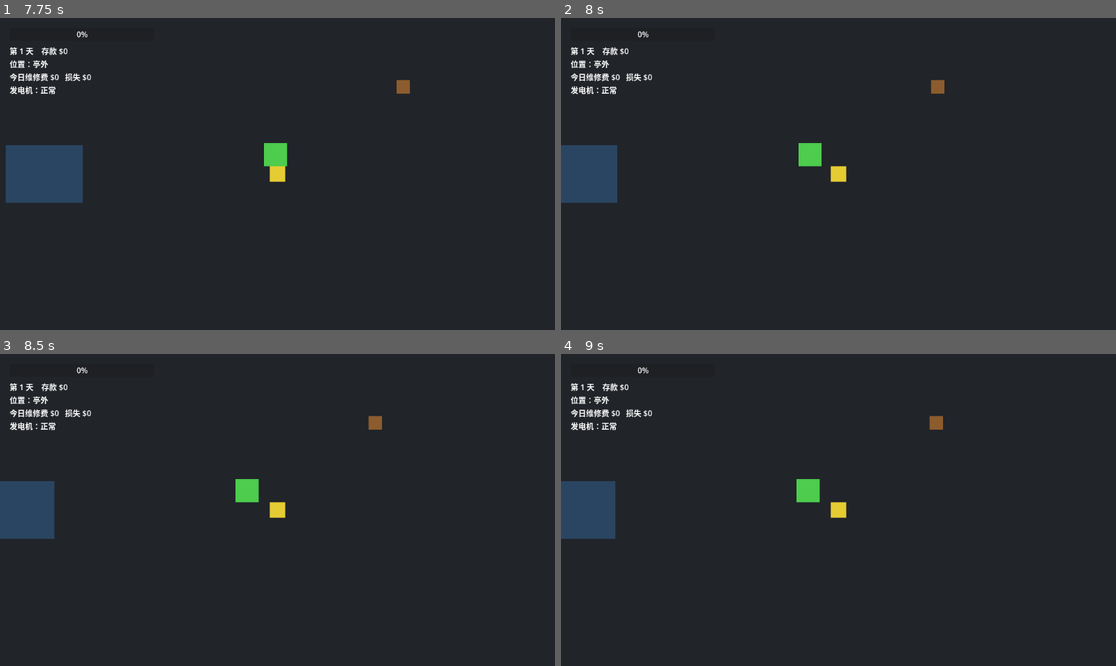
Above: before the commit, frames 1-4 (two rows, left to right).
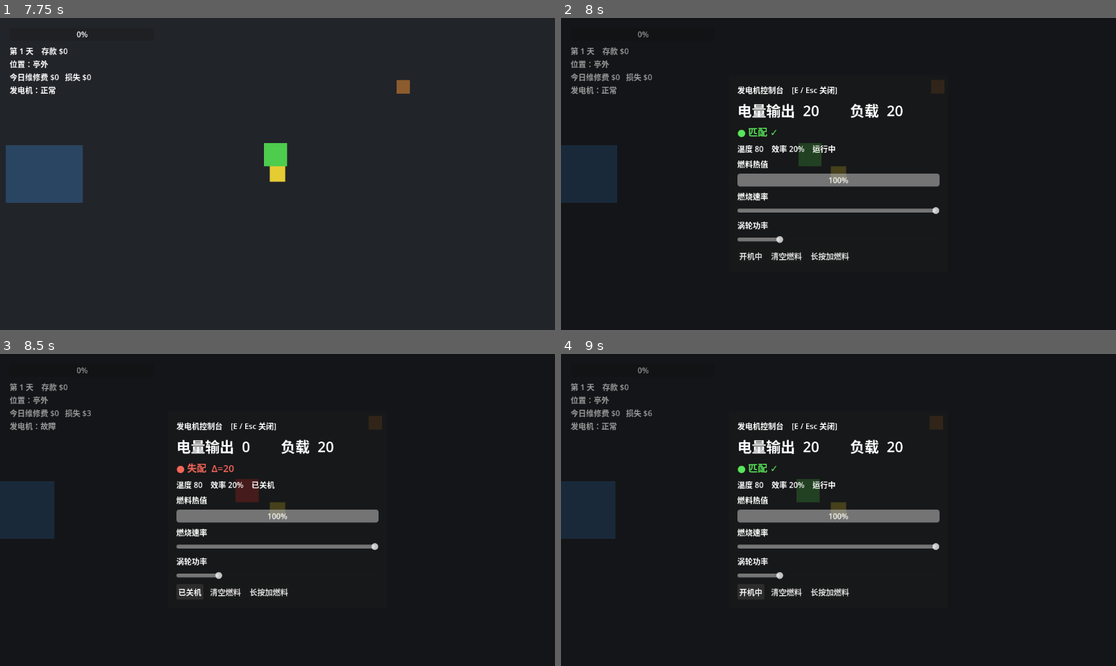
Above: after the commit, the same moments.

Repository: Zhi-Liao-jz/gamejam
Game: Godot game, scene res://scenes/main.tscn
Two runs of this game, one before a commit and one after it. Both use one fixed random seed, a clock stepped at 60 frames per second and the inputs below.
Inputs (mouse positions are in pixels of both pictures, inside the frame that each line leads up to):
- Up to frame 1 (7.75 s): tap Enter at 0.5, 3.6, 7.35 s; hold D (move_right) 0.53-1.28 s; hold E (interact) 0.53-1.28 s; tap Space at 0.77, 0.8, 1.07, 1.35, 1.52, 1.82, 2.3, 3.02, 3.32, 3.77, 3.8, 4.07, 4.52, 4.82, 5.1, 6.02, 6.32, 6.77, 6.8, 7.07, 7.52 s; hold S (move_down) 1.28-2.03 s; tap E (interact) at 1.55, 3.05, 4.35, 5.85, 7.55 s; hold D (move_right) 2.03-2.78 s; hold E (interact) 2.03-2.78 s; hold W (move_up) 2.78-3.53 s; tap N (next_day) at 2.85, 6.6 s; hold A (move_left) 3.53-5.03 s; tap Escape (ui_cancel) at 4.15 s; hold S (move_down) 5.03-5.78 s; hold D (move_right) 5.78-6.53 s; hold W (move_up) 6.53-7.28 s; hold D (move_right) from 7.28 s (still down)
- Up to frame 2 (8 s): keep holding D (move_right); tap Space at 7.82 s
- Up to frame 3 (8.5 s): release D (move_right) at 8 s; click (188, 591) at 8 s, where only the run after the commit has a clickable "开机中"
- Up to frame 4 (9 s): click (749, 591) at 8.75 s, where only the run after the commit has a clickable "已关机"

Frame 1 is identical in both runs. In frame 2, 6.8% of the frame differs, in the area x 0-70%, y 4-78%; in frame 3, 6.8%; in frame 4, 6.7%.

Commit message:
实现 Demo 第四步：发电机维修谜题（按面板调参数匹配负载）
- generator.gd 从单一 stability 改为 燃料/开关/燃烧速率/涡轮功率 → 温度/效率/电量输出
  的连续模型；输出与负载失配越界即持续扣维护费，调回容差内自动恢复正常
- 新增控制台面板 generator_panel.gd(大字读数+匹配灯+燃料条+双滑块+三按钮)，不暂停世界
- base_device 加 interact() 虚方法作扩展点，player 改 d.interact() 多态分发
- 猴子 _on_tamper 改随机拨乱控制量制造失配
- 按天复位清解(turbine=load/100)、负载封顶 60，保证每天恒有解不误报

Diff:
--- a/scenes/main.tscn
+++ b/scenes/main.tscn
@@ -12,6 +12,7 @@
 [ext_resource type="Script" path="res://scripts/entities/monkey_states/sneaking.gd" id="10_sneak"]
 [ext_resource type="Script" path="res://scripts/entities/monkey_states/tampering.gd" id="11_tamper"]
 [ext_resource type="Script" path="res://scripts/entities/monkey_states/fleeing.gd" id="12_flee"]
+[ext_resource type="Script" path="res://scripts/ui/generator_panel.gd" id="13_genpanel"]
 
 [sub_resource type="RectangleShape2D" id="Rect_booth"]
 size = Vector2(160, 120)
@@ -133,3 +134,9 @@
 offset_top = 24.0
 offset_right = 416.0
 offset_bottom = 266.0
+
+[node name="GenPanelLayer" type="CanvasLayer" parent="."]
+layer = 3
+
+[node name="GeneratorPanel" type="Control" parent="GenPanelLayer"]
+script = ExtResource("13_genpanel")
--- a/scripts/devices/base_device.gd
+++ b/scripts/devices/base_device.gd
@@ -76,6 +76,12 @@
 	_set_state(DeviceState.NORMAL)
 
 
+## 玩家靠近交互：默认 = 一键修复；子类可重写（如发电机改成打开调参面板）。
+## 这是加设备时的扩展点 —— player 调 interact() 多态分发，无需类型判断。
+func interact() -> void:
+	repair()
+
+
 func state_text() -> String:
 	match state:
 		DeviceState.NORMAL:
--- a/scripts/devices/generator.gd
+++ b/scripts/devices/generator.gd
@@ -1,46 +1,128 @@
+class_name Generator
 extends BaseDevice
-## 发电机：被篡改后稳定度持续下降，归零即故障；修复后恢复满稳定度。
-## Demo 阶段是"一键修好"，第 4 步会改成按手册调参数到安全区间。
+## 发电机：玩家在控制台面板里调 燃烧速率/涡轮功率/燃料/开关，让"电量输出"匹配"负载"。
+## 失配越界 → 持续维护费（扣 today_loss）；调回容差内自动恢复正常。机制见交互面板。
+##   温度   = 燃料热值 × 燃烧速率 × (1 − 涡轮功率)
+##   效率   = min(温度 / 50, 涡轮功率)
+##   电量输出 = 燃料热值 × 燃烧速率 × 效率（关机则为 0）
 
-const SAFE_MIN: float = 60.0  # 手册里的安全下限（第4步用）
+const TOLERANCE := 4.0  # 容差：|输出-负载| < 此值即正常
+const SEVERE_GAP := 20.0  # 失配 ≥ 此值升严重故障(FAULT)
+const TEMP_K := 50.0  # 效率分母（用户给定公式常数）
+const FUEL_MAX := 100.0  # 燃料热值上限
+const FUEL_REFILL_PER_SEC := 80.0  # 长按加燃料速率
+const LOAD_MAX := 60.0  # 负载上限：须 < 全控制空间最大输出(≈66.7) 并留容差，保证每天恒有解
 
-@export var drift_per_second: float = 25.0  # 被篡改时每秒掉的稳定度
-
-var stability: float = 100.0  # 0..100
+# 控制量（面板与猴子读写同一组成员 = 单一数据源）
+var on: bool = true
+var fuel_heat: float = 100.0
+var burn_rate: float = 0.5
+var turbine: float = 0.5
+var load: float = 20.0  # 负载，只读显示，按天写死
 
 
 func _setup() -> void:
 	device_name = "发电机"
-	repair_fee = 15
+	repair_fee = 0  # 无一键修；损失只来自失配期间持续扣费
 	loss_per_second = 8
+	_reset_to_day()
+	# 新一天 / 重试开始时（Working.enter 推 hide_settlement）复位到当天清解，避免失配带入新一天
+	EventBus.subscribe("hide_settlement", _reset_to_day)
+
+
+# ---------- 派生量（现算不缓存，面板/状态/扣费读同一真值）----------
+func temp() -> float:
+	return fuel_heat * burn_rate * (1.0 - turbine)
+
+
+func eff() -> float:
+	return minf(temp() / TEMP_K, turbine)
+
+
+func output() -> float:
+	return 0.0 if not on else fuel_heat * burn_rate * eff()
+
+
+func mismatch() -> float:
+	return absf(output() - load)
+
+
+# ---------- 按当天负载复位到一个清解（开局 / 新一天正常，不误报）----------
+func _reset_to_day() -> void:
+	load = minf(20.0 + 5.0 * (Game.day - 1), LOAD_MAX)
+	on = true
+	fuel_heat = FUEL_MAX
+	burn_rate = 1.0
+	# burn=1、fuel=100 时 输出=100*min(2*(1-turbine), turbine)；turbine≤2/3 时 = 100*turbine。
+	# 故 turbine=load/100 即精确清解（load 是 5 的倍数→落在 0.05 网格上无残差）。
+	turbine = clampf(snappedf(load / 100.0, 0.05), 0.0, 1.0)
+	sync_state()
+	assert(mismatch() < TOLERANCE, "每天清解开局必须为 NORMAL")
+
+
+# ---------- 失配 → 离散状态（驱动既有声音 / HUD / 经济，零改框架）----------
+func sync_state() -> void:
+	var m := mismatch()
+	if m < TOLERANCE:
+		_set_state(DeviceState.NORMAL)
+	elif m < SEVERE_GAP:
+		_set_state(DeviceState.TAMPERED)
+	else:
+		_set_state(DeviceState.FAULT)
 
 
 func _device_process(delta: float) -> void:
+	sync_state()
+	# TAMPERED 区间子类自扣；FAULT 区间交 base._process 扣（互斥同费率，零双扣）
 	if state == DeviceState.TAMPERED:
-		stability -= drift_per_second * delta
-		if stability <= 0.0:
-			stability = 0.0
-			_set_state(DeviceState.FAULT)
+		Game.add_loss(loss_per_second * delta)
 
 
-func _on_repair() -> void:
-	stability = 100.0
+# ---------- 猴子捣乱：随机拨乱一个控制量制造失配（复用统一接口）----------
+func _on_tamper() -> void:
+	# 清解基线是 burn=1.0，故"拨低燃烧"才有破坏力
+	match randi() % 4:
+		0:
+			burn_rate = randf_range(0.0, 0.35)  # 燃烧拨低
+		1:
+			turbine = randf_range(0.85, 1.0)  # 涡轮推到高位（输出骤降）
+		2:
+			fuel_heat = 0.0  # 清空燃料
+		_:
+			on = false  # 关机
+	sync_state()
+	# 兜底：某些 load/分支的随机扰动可能恰好落进容差=无效捣乱，强制关机保证越界
+	if state == DeviceState.NORMAL:
+		on = false
+		sync_state()
+
+
+# ---------- 靠近交互：打开控制台面板（替代一键修）----------
+func interact() -> void:
+	EventBus.push_event("open_generator_panel", [self])
+
+
+func inspect() -> Dictionary:
+	var d := super.inspect()
+	d["on"] = on
+	d["fuel_heat"] = fuel_heat
+	d["burn_rate"] = burn_rate
+	d["turbine"] = turbine
+	d["temp"] = temp()
+	d["eff"] = eff()
+	d["output"] = output()
+	d["load"] = load
+	d["mismatch"] = mismatch()
+	return d
 
 
 func _sound_key_for(s: DeviceState) -> String:
 	match s:
 		DeviceState.TAMPERED:
-			return "gen_tampered"  # 隐约嗡鸣
+			return "gen_tampered"
 		DeviceState.FAULT, DeviceState.SEVERE:
-			return "gen_fault"  # 较响低频喘振
+			return "gen_fault"
 	return ""
-
-
-func inspect() -> Dictionary:
-	var d := super.inspect()
-	d["stability"] = stability
-	d["safe_min"] = SAFE_MIN
-	return d
 
 
 func _draw() -> void:
--- a/scripts/entities/player.gd
+++ b/scripts/entities/player.gd
@@ -21,7 +21,7 @@
 	if event.is_action_pressed("interact"):
 		var d := _nearest_device()
 		if d:
-			d.repair()
+			d.interact()
 
 
 func _nearest_device() -> BaseDevice:
--- /dev/null
+++ b/scripts/ui/generator_panel.gd
@@ -0,0 +1,206 @@
+extends Control
+## 发电机控制台（灰盒，代码构建 UI）。玩家调 燃烧/涡轮/燃料/开关，让"电量输出"匹配"负载"。
+## 不暂停世界——开面板时烟仍在烧、猴子仍在跑，这正是"边修边被偷"的核心张力。
+
+var _gen: Generator = null
+var _adding := false
+
+var _readout: Label
+var _lamp: Label
+var _diag: Label
+var _fuel_bar: ProgressBar
+var _burn: HSlider
+var _turbine: HSlider
+var _switch: Button
+
+
+func _ready() -> void:
+	visible = false
+	mouse_filter = Control.MOUSE_FILTER_STOP
+	set_anchors_and_offsets_preset(Control.PRESET_FULL_RECT)
+	_build_ui()
+	EventBus.subscribe("open_generator_panel", _on_open)
+	# 进结算/新一天时强制关闭，避免面板盖在结算界面上或带入新一天
+	EventBus.subscribe("show_settlement", _on_force_close)
+	EventBus.subscribe("hide_settlement", _on_force_close)
+
+
+func _build_ui() -> void:
+	var dim := ColorRect.new()
+	dim.color = Color(0, 0, 0, 0.4)
+	dim.set_anchors_and_offsets_preset(Control.PRESET_FULL_RECT)
+	dim.mouse_filter = Control.MOUSE_FILTER_IGNORE
+	add_child(dim)
+
+	var center := CenterContainer.new()
+	center.set_anchors_and_offsets_preset(Control.PRESET_FULL_RECT)
+	center.mouse_filter = Control.MOUSE_FILTER_IGNORE
+	add_child(center)
+
+	var margin := MarginContainer.new()
+	for side in ["margin_left", "margin_right", "margin_top", "margin_bottom"]:
+		margin.add_theme_constant_override(side, 18)
+
+	var panel := PanelContainer.new()
+	panel.add_child(margin)
+	center.add_child(panel)
+
+	var vbox := VBoxContainer.new()
+	vbox.custom_minimum_size = Vector2(420, 0)
+	vbox.add_theme_constant_override("separation", 8)
+	margin.add_child(vbox)
+
+	var title := Label.new()
+	title.text = "发电机控制台    [E / Esc 关闭]"
+	vbox.add_child(title)
+
+	_readout = Label.new()
+	_readout.add_theme_font_size_override("font_size", 30)
+	vbox.add_child(_readout)
+
+	_lamp = Label.new()
+	_lamp.add_theme_font_size_override("font_size", 20)
+	vbox.add_child(_lamp)
+
+	_diag = Label.new()
+	vbox.add_child(_diag)
+
+	vbox.add_child(_make_label("燃料热值"))
+	_fuel_bar = ProgressBar.new()
+	_fuel_bar.min_value = 0.0
+	_fuel_bar.max_value = Generator.FUEL_MAX
+	_fuel_bar.custom_minimum_size = Vector2(380, 18)
+	vbox.add_child(_fuel_bar)
+
+	vbox.add_child(_make_label("燃烧速率"))
+	_burn = _make_slider()
+	_burn.value_changed.connect(_on_burn)
+	vbox.add_child(_burn)
+
+	vbox.add_child(_make_label("涡轮功率"))
+	_turbine = _make_slider()
+	_turbine.value_changed.connect(_on_turbine)
+	vbox.add_child(_turbine)
+
+	var btns := HBoxContainer.new()
+	btns.add_theme_constant_override("separation", 10)
+	vbox.add_child(btns)
+
+	_switch = Button.new()
+	_switch.pressed.connect(_on_switch)
+	btns.add_child(_switch)
+
+	var clear_btn := Button.new()
+	clear_btn.text = "清空燃料"
+	clear_btn.pressed.connect(_on_clear)
+	btns.add_child(clear_btn)
+
+	var add_btn := Button.new()
+	add_btn.text = "长按加燃料"
+	add_btn.button_down.connect(_on_add_down)
+	add_btn.button_up.connect(_on_add_up)
+	btns.add_child(add_btn)
+
+
+func _make_label(t: String) -> Label:
+	var l := Label.new()
+	l.text = t
+	return l
+
+
+func _make_slider() -> HSlider:
+	var s := HSlider.new()
+	s.min_value = 0.0
+	s.max_value = 1.0
+	s.step = 0.05
+	s.custom_minimum_size = Vector2(380, 20)
+	return s
+
+
+func _process(delta: float) -> void:
+	if not visible or _gen == null:
+		return
+	if _adding:
+		var v := _gen.fuel_heat + Generator.FUEL_REFILL_PER_SEC * delta
+		_gen.fuel_heat = minf(Generator.FUEL_MAX, v)
+		_gen.sync_state()
+	_refresh()
+
+
+func _refresh() -> void:
+	var mm := _gen.mismatch()
+	_readout.text = "电量输出  %d        负载  %d" % [roundi(_gen.output()), roundi(_gen.load)]
+	if mm < Generator.TOLERANCE:
+		_lamp.text = "● 匹配 ✓"
+		_lamp.modulate = Color(0.35, 0.9, 0.35)
+	else:
+		_lamp.text = "● 失配  Δ=%d" % roundi(mm)
+		_lamp.modulate = Color(0.95, 0.4, 0.35)
+	_diag.text = (
+		"温度 %d    效率 %d%%    %s"
+		% [roundi(_gen.temp()), roundi(_gen.eff() * 100.0), "运行中" if _gen.on else "已关机"]
+	)
+	_fuel_bar.value = _gen.fuel_heat
+	_switch.text = "开机中" if _gen.on else "已关机"
+	# 回写滑块（同步猴子扰动 / 长按加燃料造成的成员变化），不触发 value_changed 回环
+	_burn.set_value_no_signal(_gen.burn_rate)
+	_turbine.set_value_no_signal(_gen.turbine)
+
+
+func _input(event: InputEvent) -> void:
+	if not visible:
+		return
+	if event.is_action_pressed("interact") or event.is_action_pressed("ui_cancel"):
+		_close()
+		get_viewport().set_input_as_handled()
+
+
+func _on_open(gen: Generator) -> void:
+	_gen = gen
+	_burn.set_value_no_signal(gen.burn_rate)
+	_turbine.set_value_no_signal(gen.turbine)
+	visible = true
+	_refresh()
+
+
+func _close() -> void:
+	visible = false
+	_adding = false
+
+
+## 结算/新一天事件触发的强制关闭（show_settlement 带 data、hide_settlement 无参，用可选参数兼容）
+func _on_force_close(_data = null) -> void:
+	if visible:
+		_close()
+
+
+func _on_burn(v: float) -> void:
+	if _gen:
+		_gen.burn_rate = v
+		_gen.sync_state()
+
+
+func _on_turbine(v: float) -> void:
+	if _gen:
+		_gen.turbine = v
+		_gen.sync_state()
+
+
+func _on_switch() -> void:
+	if _gen:
+		_gen.on = not _gen.on
+		_gen.sync_state()
+
+
+func _on_clear() -> void:
+	if _gen:
+		_gen.fuel_heat = 0.0
+		_gen.sync_state()
+
+
+func _on_add_down() -> void:
+	_adding = true
+
+
+func _on_add_up() -> void:
+	_adding = false
Not shown: 1 places in scenes/main.tscn that only renumber resources
Not shown, added: scripts/ui/generator_panel.gd.uid
